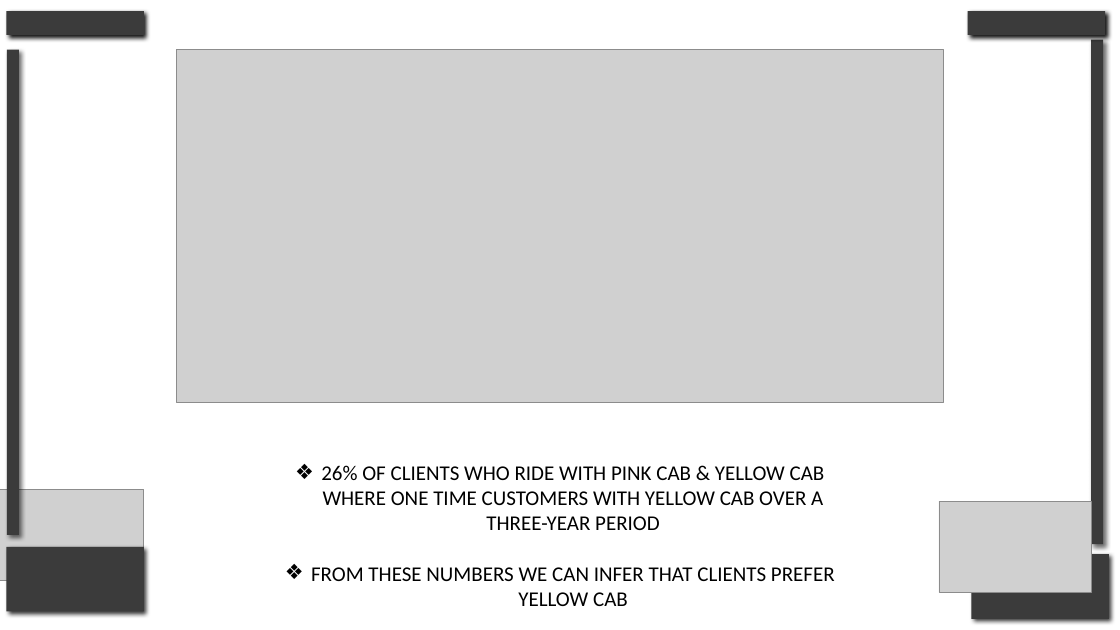
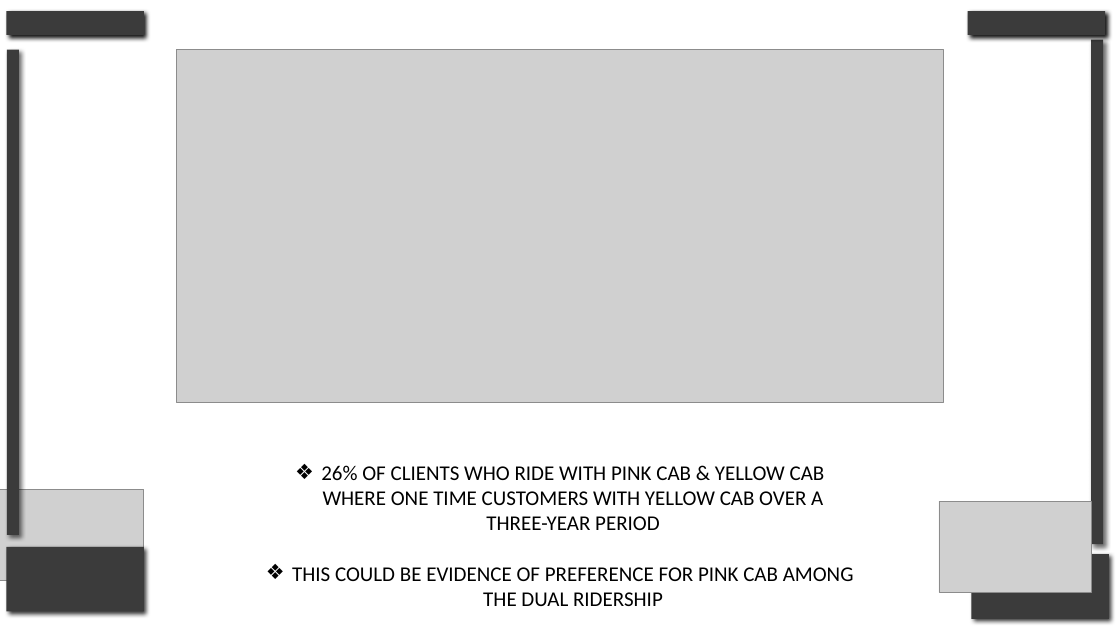
Before and after one commit to Drew5040/Portfolio, a slide deck: slide 24 of Sample1_Exploratory.Data.Analysis/eda.presentation.pptx. Drawn at 1120x630 pixels with LibreOffice and Linux fonts; fonts in the diff are those of the drawing; grey boxes stand for pictures. Boxes give left, top, right and bottom in pixels: in the first picture for what was removed or moved away, otherwise in the second. Text is boxed around its words. In the diff, an @@ line names an element or a change of style, - is before the commit and + after.

```diff
--- a/Sample1_Exploratory.Data.Analysis/eda.presentation.pptx
+++ b/Sample1_Exploratory.Data.Analysis/eda.presentation.pptx
@@ text at (292,567,854,606): text changed @@
-❖ FROM THESE NUMBERS WE CAN INFER THAT CLIENTS PREFER YELLOW CAB
+❖ THIS COULD BE EVIDENCE OF PREFERENCE FOR PINK CAB AMONG THE DUAL RIDERSHIP
```
Also in this commit, not shown: 16 other slides changed, 2 slides added, 1 slide removed.
